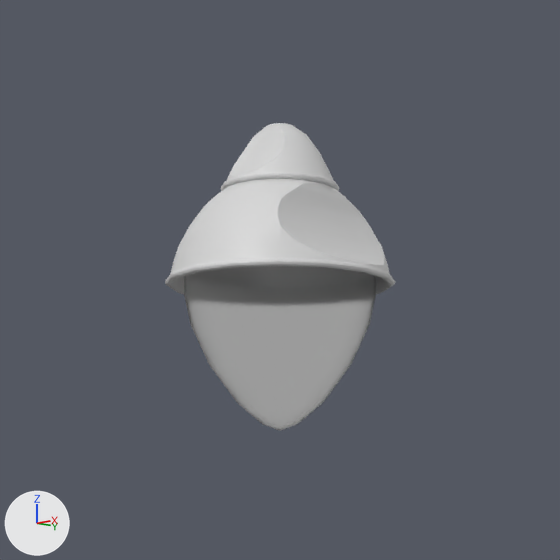
A saved change to the Blender file Beleuchtung/Lampen/blender/Semaphor.blend.
Rendered twice from the file's camera 'Camera'. The axes (+X, +Y, +Z) are drawn at lower left. The lights are the same throughout.

Names of what the first picture shows: 'Semaphor'.
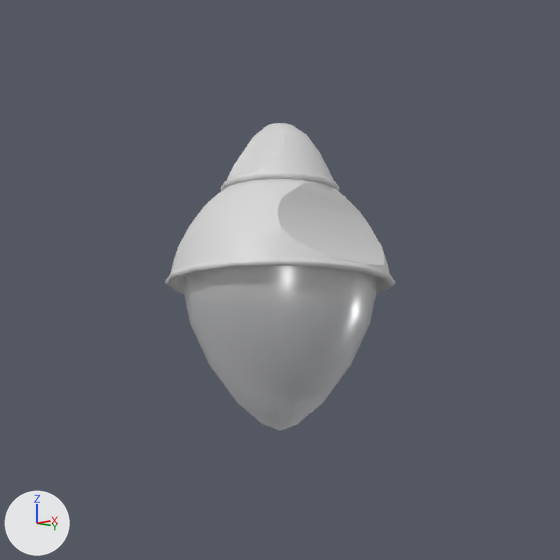
Location of each change, (x1, y1, x2, y2) in pixels of the pictures (560 x 560 px):
part 1 of me_lampe_001, recoloured: (184, 266, 376, 431) in both

The edits, one by one:
Material 'Glas' (mat_glas) is new.
Its base color is (1.0, 1.0, 1.0) (white #ffffff).
Its metallic is 0.4.
Its roughness is 0.3.
Its alpha is 0.5.
Its specular ior level is 0.99.
me_lampe_001 has 603 vertices, 1175 faces and spans x -0.212..0.213, y -0.213..0.213, z -0.516..0.061.
me_lampe_001 is used by ob_semaphor; location (0.0, 0.0, 0.607).
me_lampe_001 part 1: all 192 faces that had it switch from mat_glass_003 to mat_glas (white #ffffff).
